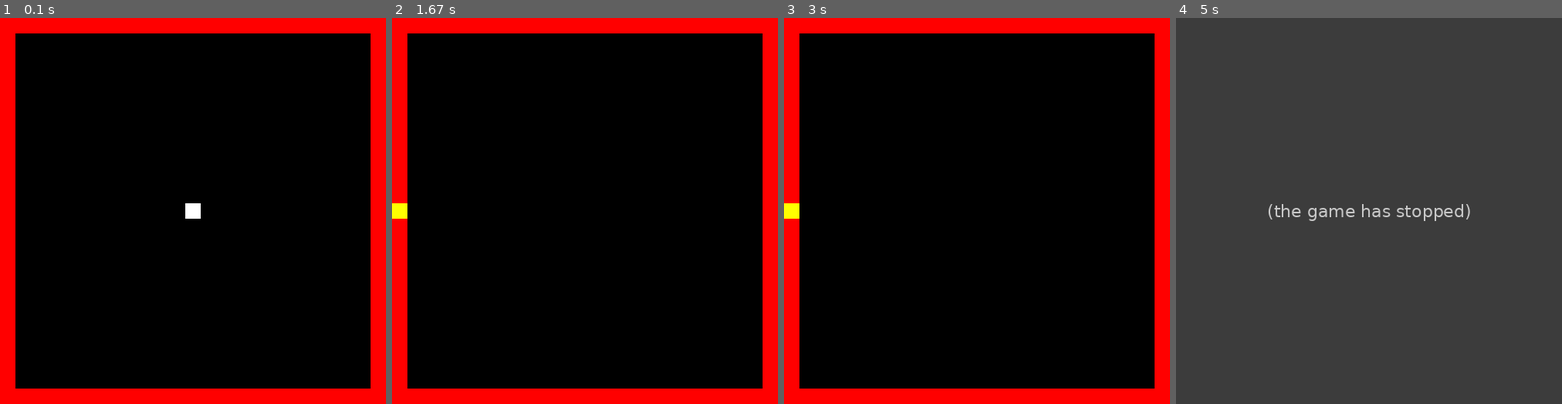
Above: before the commit, frames 1-4 (left to right).
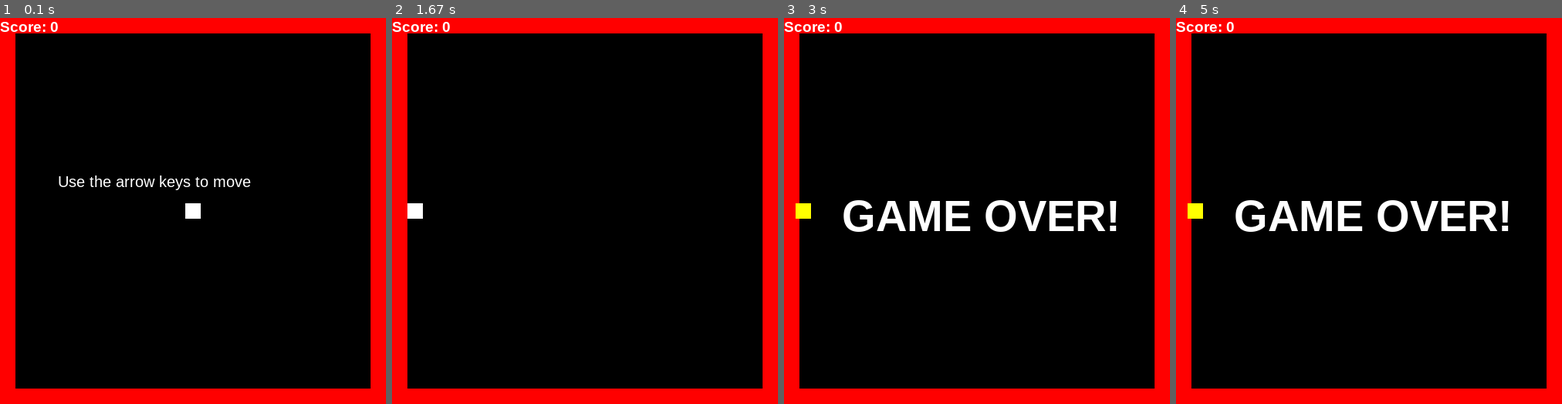
Above: after the commit, the same moments.

Repository: AndrewxWang/pygame-snake
Game: pygame game, started from game.py
Two runs of this game, one before a commit and one after it. Both use one fixed random seed, a clock stepped at 60 frames per second and the inputs below.
Inputs:
- Up to frame 1 (0.1 s): no input
- Up to frame 2 (1.67 s): hold Left 0.33-0.87 s
- Up to frame 3 (3 s): no input
- Up to frame 4 (5 s): no input

The runs differ from the first frame. In frame 1, 0.7% of the frame differs, in the area x 0-65%, y 1-45%; in frame 2, 0.5%; in frame 3, 3.2%; in frame 4, 100%, in the area x 0-100%, y 0-100%.
Before the commit the program exited at 4.77 s; later frames show no game.

Commit message:
Update game.py
fixed issues with the velocity of snake
added game over screen, starting instructions, and score update function

Diff:
--- a/game.py
+++ b/game.py
@@ -12,7 +12,14 @@
 vel = 5
 x_move = 0
 y_move = 0
+score = 0
 gameover = False
+font = pygame.font.SysFont("Arial Black", 17)
+
+def displayScore():
+    label = font.render("Score: " + str(score), 1, (255,255,255))
+    win.blit(label, (0, 0))
+    pygame.display.update()
 
 def drawBorders():
     pygame.draw.rect(win, (255,0,0), (0, 0, 20, 500))
@@ -23,20 +30,17 @@
 def checkDeath():
     global x, y
     if x > 460:
-        x+=15
         return True
     elif x < 20:
-        x-=15
         return True
     elif y > 460:
-        y+=15
         return True
     elif y < 20:
-        y-=15
         return True
 
 while not gameover:
-    pygame.time.delay(10)
+    pygame.time.delay(30)
+
     for event in pygame.event.get():
         if event.type == pygame.QUIT:
             gameover = True
@@ -61,10 +65,20 @@
     gameover = checkDeath()
     drawBorders()
     pygame.draw.rect(win, (255,255,255), (x, y, width, height))
+
+    if x_move == 0 and y_move == 0:
+        font1 = pygame.font.SysFont("Arial",20)
+        label = font1.render("Use the arrow keys to move", 1, (255,255,255))
+        win.blit(label, (75, 200))
+    displayScore()
     pygame.display.update()
 
 pygame.draw.rect(win, (255,255,0), (x, y, width, height))
+font2 = pygame.font.SysFont("Arial Black", 50)
+label = font2.render("GAME OVER!", 1, (255,255,255))
+win.blit(label, (75, 225))
 pygame.display.update()
+
 print("GAME OVER!")
 time.sleep(4)
 pygame.quit()
